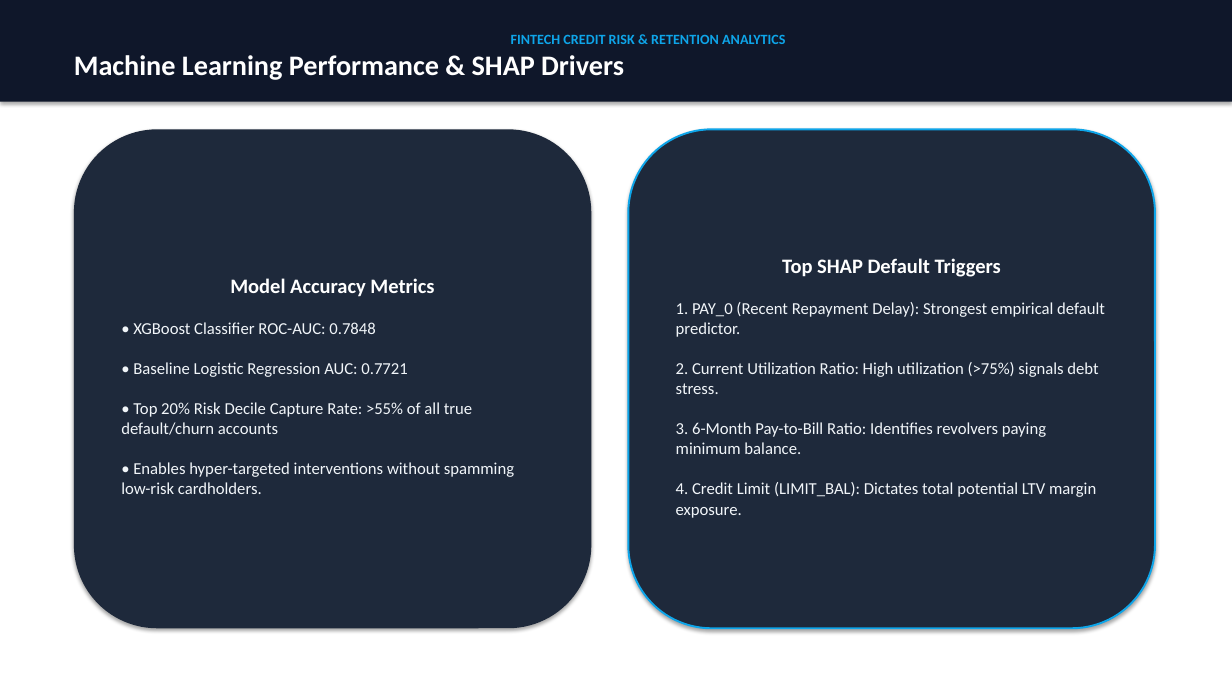
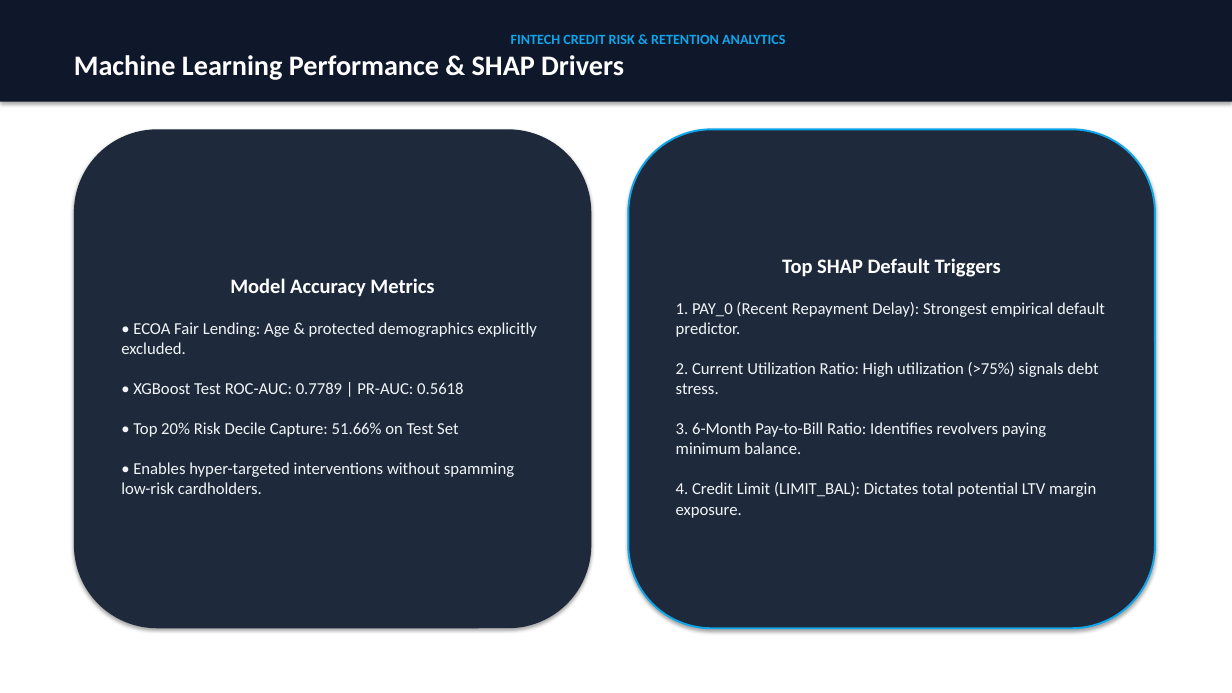
Before and after one commit to PriyankaHichkad/Fintech-Customer-Churn-Analytics, a slide deck: slide 4 of exports/FinTech_Churn_Retention_Strategy.pptx. Drawn at 1232x693 pixels with LibreOffice and Linux fonts; fonts in the diff are those of the drawing. Boxes give left, top, right and bottom in pixels: in the first picture for what was removed or moved away, otherwise in the second. Text is boxed around its words. In the diff, an @@ line names an element or a change of style, - is before the commit and + after.

```diff
--- a/exports/FinTech_Churn_Retention_Strategy.pptx
+++ b/exports/FinTech_Churn_Retention_Strategy.pptx
@@ text in rounded rectangle at <box>121,322,537,494</box>: text changed @@
-• XGBoost Classifier ROC-AUC: 0.7848
-• Baseline Logistic Regression AUC: 0.7721
-• Top 20% Risk Decile Capture Rate: >55% of all true default/churn accounts
-• Enables hyper-targeted interventions without spamming low-risk cardholders.
+• ECOA Fair Lending: Age & protected demographics explicitly excluded.
+• XGBoost Test ROC-AUC: 0.7789 | PR-AUC: 0.5618
+• Top 20% Risk Decile Capture: 51.66% on Test Set
+• Enables hyper-targeted interventions without spamming low-risk cardholders.
```
Also in this commit, not shown: 3 other slides changed, 12 other files.
